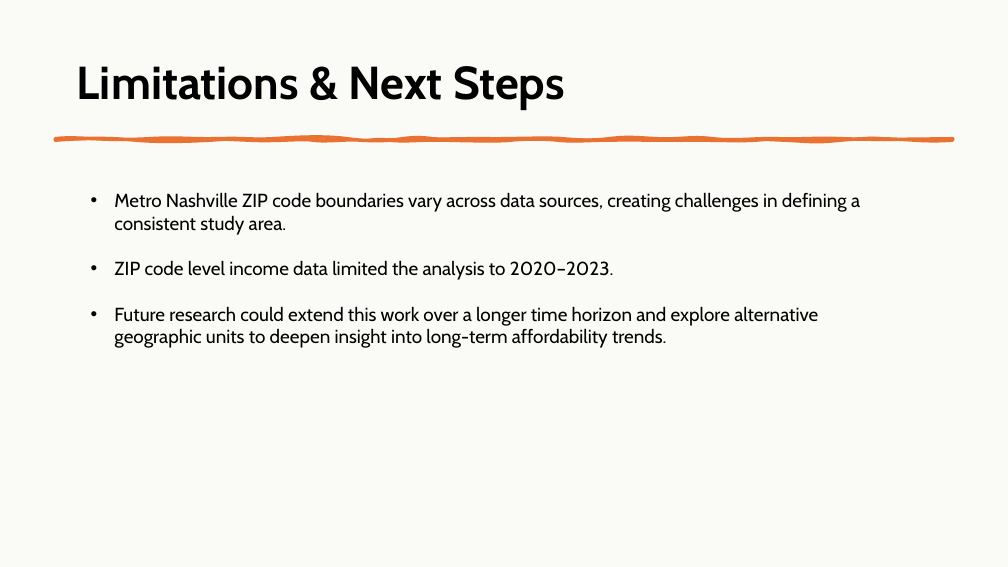
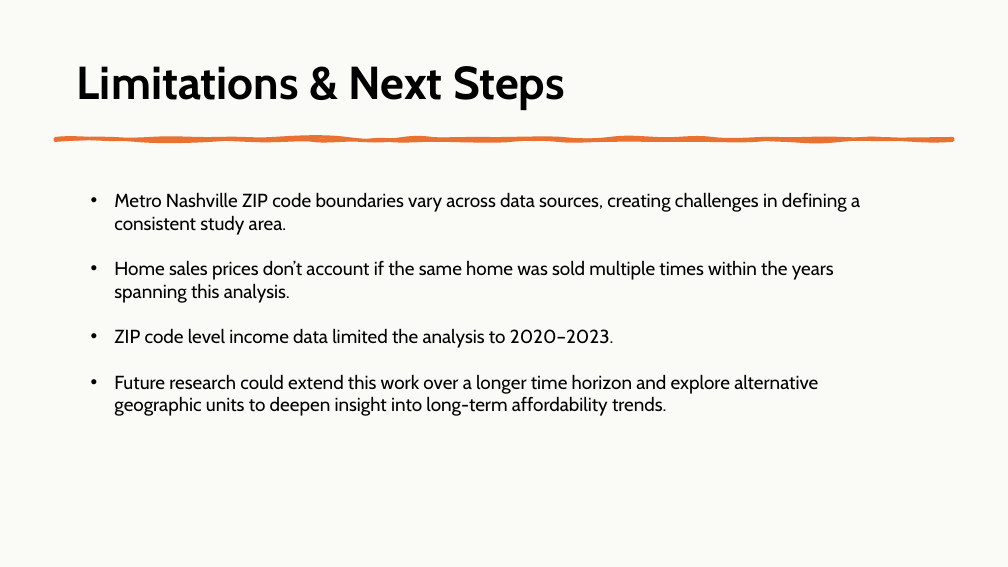
Before and after one commit to lukemgaff/Capstone-Project, a slide deck: slide 13 of Nashville Housing Presentation.pptx. Drawn at 1008x567 pixels with LibreOffice and Linux fonts; fonts in the diff are those of the drawing. Boxes give left, top, right and bottom in pixels: in the first picture for what was removed or moved away, otherwise in the second. Text is boxed around its words. In the diff, an @@ line names an element or a change of style, - is before the commit and + after.

Commit message:
Fianl Update 1/9

```diff
--- a/Nashville Housing Presentation.pptx
+++ b/Nashville Housing Presentation.pptx
@@ text at box(114, 260, 834, 303): paragraph added @@
+• Home sales prices don’t account if the same home was sold multiple times within the years spanning this analysis.
```
